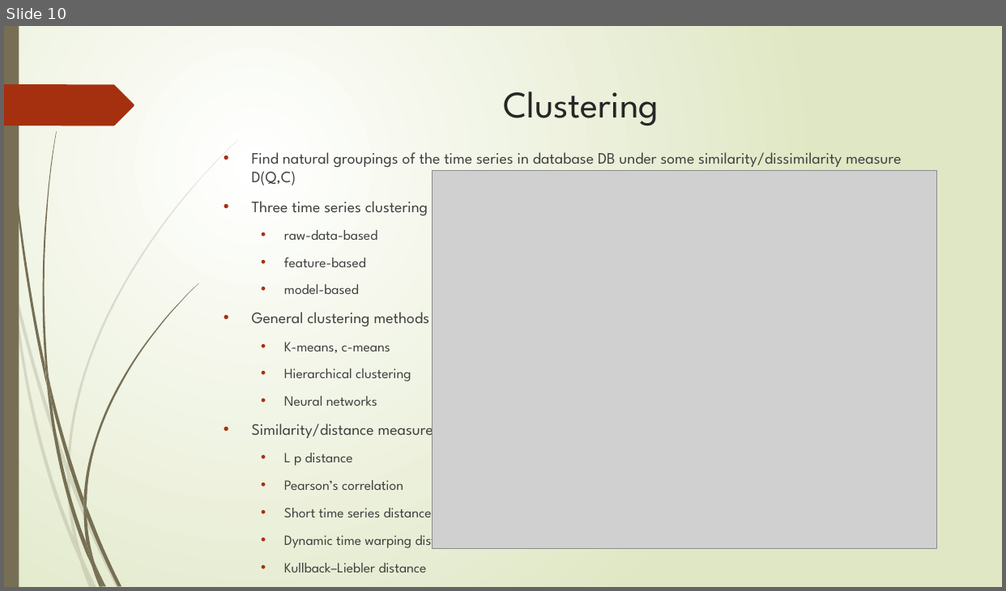
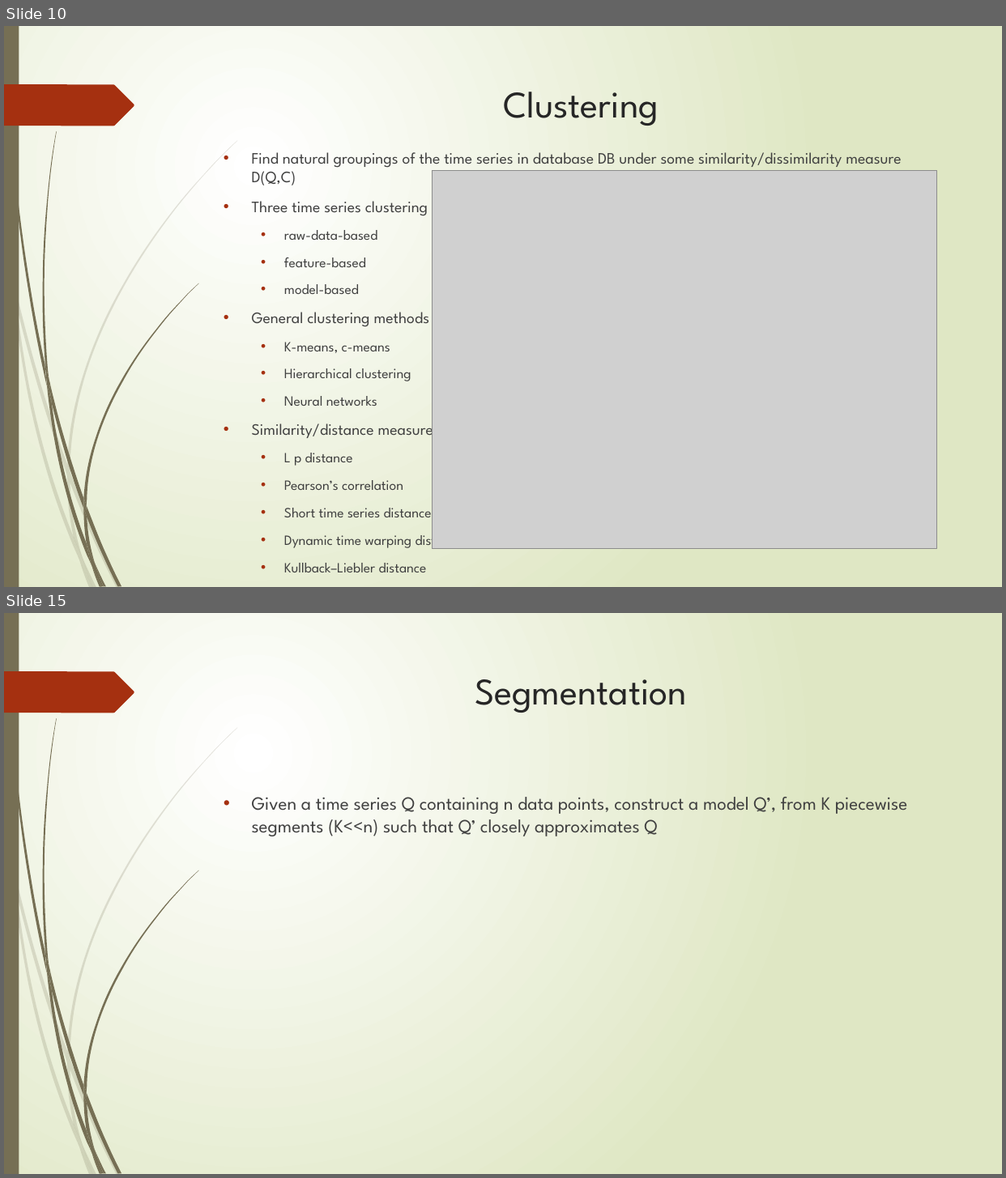
Before and after one commit to zixiaojindao/time-series-survey, a slide deck: slide/tsdm.pptx. Shown one above the other, each under a label of ours: slide 10 before the commit, slides 10 and 15 after it; the slides between them are not shown. The pictures are 1006x591 and 1006x1178 pixels, drawn with LibreOffice and Linux fonts; fonts in the diff are those of the drawing; grey boxes stand for pictures. Boxes give left, top, right and bottom in pixels: in the first picture for what was removed or moved away, otherwise in the second. Text is boxed around its words. In the diff, an @@ line names an element or a change of style, - is before the commit and + after.

```diff
--- a/slide/tsdm.pptx
+++ b/slide/tsdm.pptx
@@ slide 15 added at [4, 613, 1002, 1174], background gradient #FFFFFF to #DFE8C4; not listed: 24 template elements that a slide beside it also shows @@
@@ title added at [475, 679, 687, 713], 36 pt, text #262626 @@
+Segmentation
@@ text added at [252, 797, 907, 837], 18 pt, text #404040 @@
+• Given a time series Q containing n data points, construct a model Q’, from K piecewise segments (K<<n) such that Q’ closely approximates Q
```
Also in this commit, not shown: 2 slides changed, 5 other slides added.
